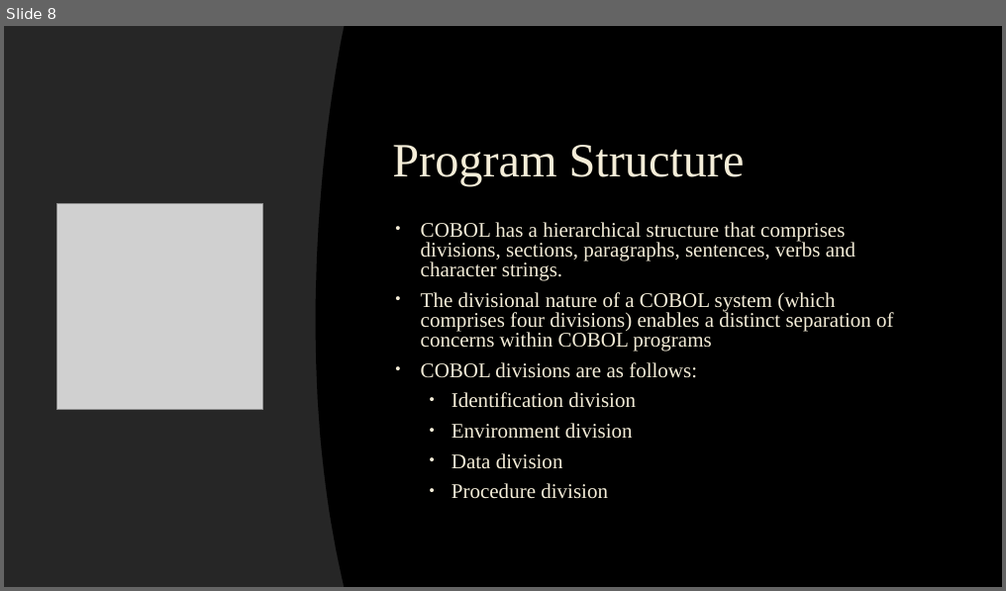
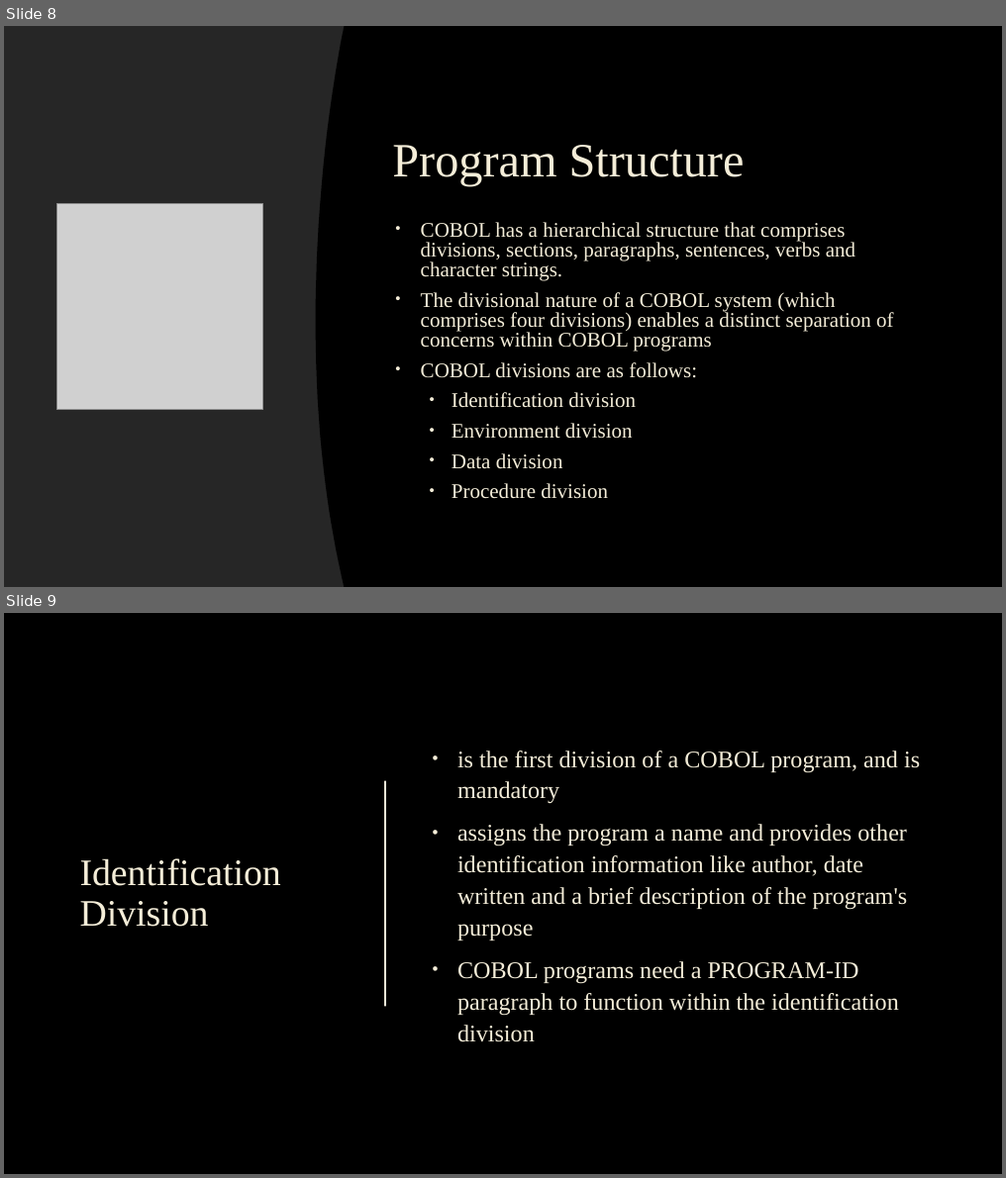
Before and after one commit to n1zuu/cobol-stack-demo, a slide deck: cobol/cobol.pptx. Shown one above the other, each under a label of ours: slide 8 before the commit, slides 8 and 9 after it. The pictures are 1006x591 and 1006x1178 pixels, drawn with LibreOffice and Linux fonts; fonts in the diff are those of the drawing; grey boxes stand for pictures; background and template pictures are left out. Boxes give left, top, right and bottom in pixels: in the first picture for what was removed or moved away, otherwise in the second. Text is boxed around its words. In the diff, an @@ line names an element or a change of style, - is before the commit and + after.

Commit message:
added identification division to pptx

```diff
--- a/cobol/cobol.pptx
+++ b/cobol/cobol.pptx
@@ slide 9 added at [4, 613, 1002, 1174], background picture (left out) @@
@@ text added at [457, 751, 920, 1043], 23 pt, text #F4EDD8 @@
+• is the first division of a COBOL program, and is mandatory
+• assigns the program a name and provides other identification information like author, date written and a brief description of the program's purpose
+• COBOL programs need a PROGRAM-ID paragraph to function within the identification division
@@ line added from (385, 781) to (385, 1006), #F4EDD8 1.5 pt @@
@@ title added at [80, 859, 281, 927], 36 pt, text #F4EDD8 @@
+Identification Division
```
